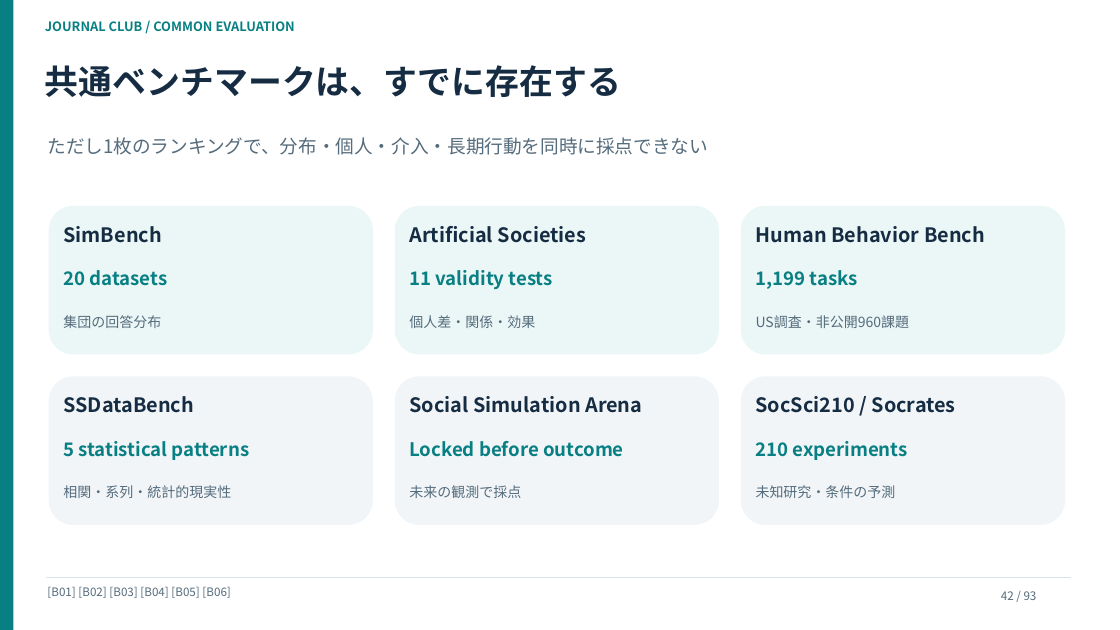
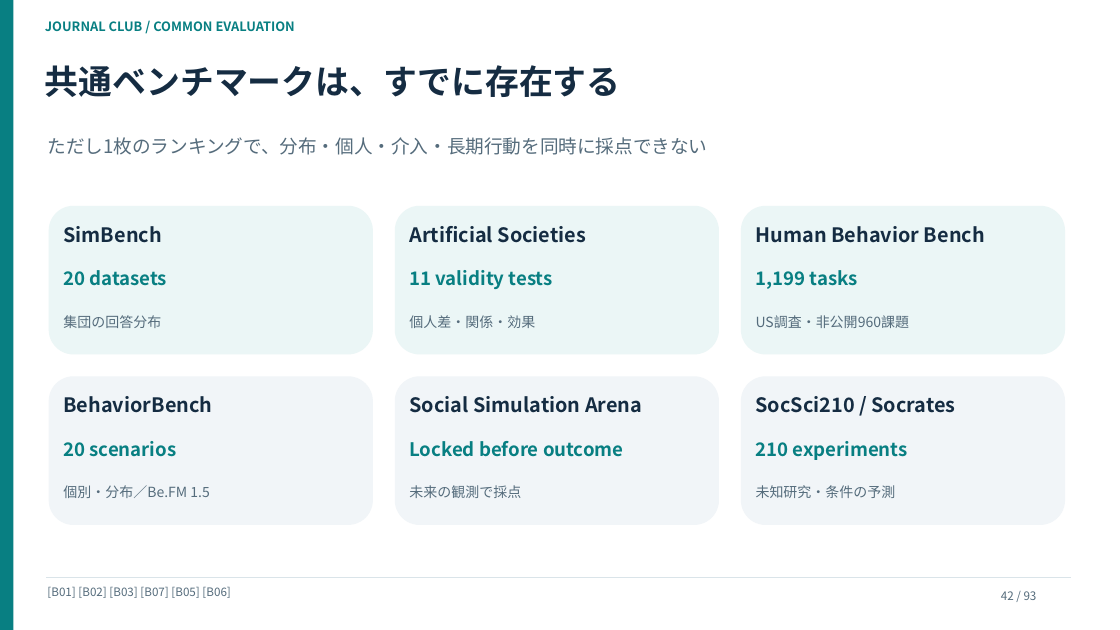
Before and after one commit to Daisuke134/anicca, a slide deck: slide 42 of docs/research/manager/masterclass/2026-11-04-p04-causal/journal_club/AI_BEHAVIOR_JOURNAL_CLUB_JA.pptx. Drawn at 1120x630 pixels with LibreOffice and Linux fonts; fonts in the diff are those of the drawing. Boxes give left, top, right and bottom in pixels: in the first picture for what was removed or moved away, otherwise in the second. Text is boxed around its words. In the diff, an @@ line names an element or a change of style, - is before the commit and + after.

Commit message:
research(manager): P06-2 what-if ablation, OSS benchmark audit and ready 34-slide talk

```diff
--- a/docs/research/manager/masterclass/2026-11-04-p04-causal/journal_club/AI_BEHAVIOR_JOURNAL_CLUB_JA.pptx
+++ b/docs/research/manager/masterclass/2026-11-04-p04-causal/journal_club/AI_BEHAVIOR_JOURNAL_CLUB_JA.pptx
@@ text at bbox=[63, 396, 212, 413]: text changed @@
-SSDataBench
+BehaviorBench
@@ text at bbox=[63, 441, 177, 457]: text changed @@
-5 statistical patterns
+20 scenarios
@@ text at bbox=[63, 485, 209, 498]: text changed @@
-相関・系列・統計的現実性
+個別・分布／Be.FM 1.5
@@ text at bbox=[47, 587, 230, 598]: text changed @@
-[B01] [B02] [B03] [B04] [B05] [B06]
+[B01] [B02] [B03] [B07] [B05] [B06]
```
Also in this commit, not shown: 23 other files.
